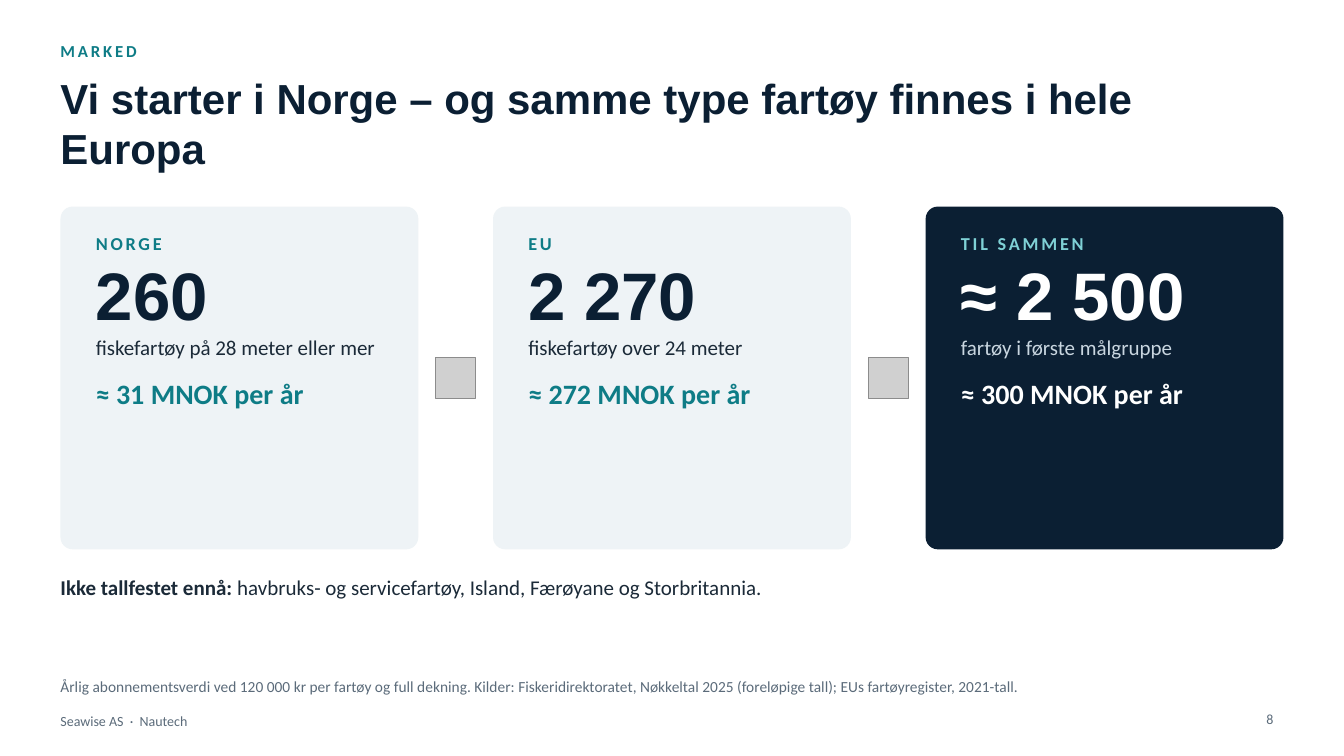
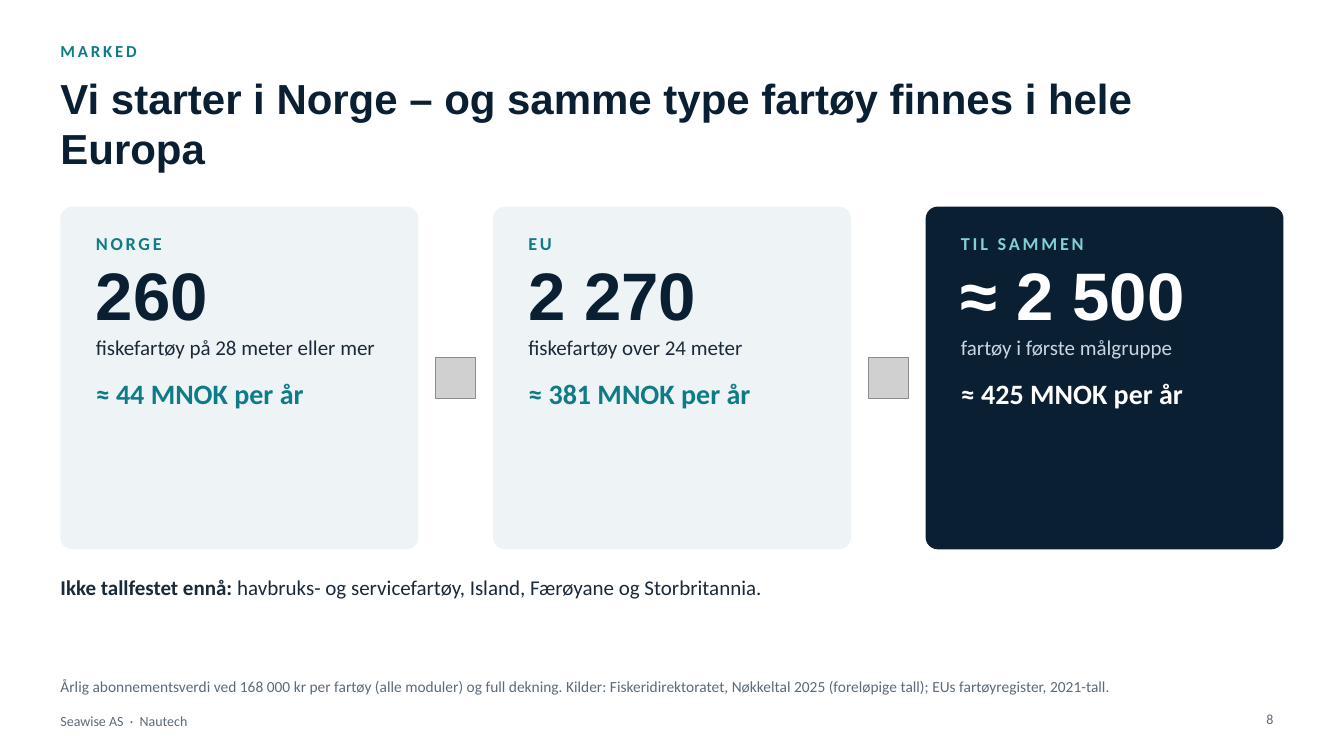
Before and after one commit to akopperstad/Claude, a slide deck: slide 8 of presentasjoner/Nautech - Investorpresentasjon v2.pptx. Drawn at 1344x756 pixels with LibreOffice and Linux fonts; fonts in the diff are those of the drawing; grey boxes stand for pictures. Boxes give left, top, right and bottom in pixels: in the first picture for what was removed or moved away, otherwise in the second. Text is boxed around its words. In the diff, an @@ line names an element or a change of style, - is before the commit and + after.

```diff
--- a/presentasjoner/Nautech - Investorpresentasjon v2.pptx
+++ b/presentasjoner/Nautech - Investorpresentasjon v2.pptx
@@ text at <box>116,383,304,409</box>: text changed @@
-≈ 31 MNOK per år
+≈ 44 MNOK per år
@@ text at <box>549,383,751,409</box>: text changed @@
-≈ 272 MNOK per år
+≈ 381 MNOK per år
@@ text at <box>981,383,1183,409</box>: text changed @@
-≈ 300 MNOK per år
+≈ 425 MNOK per år
@@ text at <box>60,679,1109,695</box>: text changed @@
-Årlig abonnementsverdi ved 120 000 kr per fartøy og full dekning. Kilder: Fiskeridirektoratet, Nøkkeltal 2025 (foreløpige tall); EUs fartøyregister, 2021-tall.
+Årlig abonnementsverdi ved 168 000 kr per fartøy (alle moduler) og full dekning. Kilder: Fiskeridirektoratet, Nøkkeltal 2025 (foreløpige tall); EUs fartøyregister, 2021-tall.
```
Also in this commit, not shown: 6 other slides changed, 1 other file.
